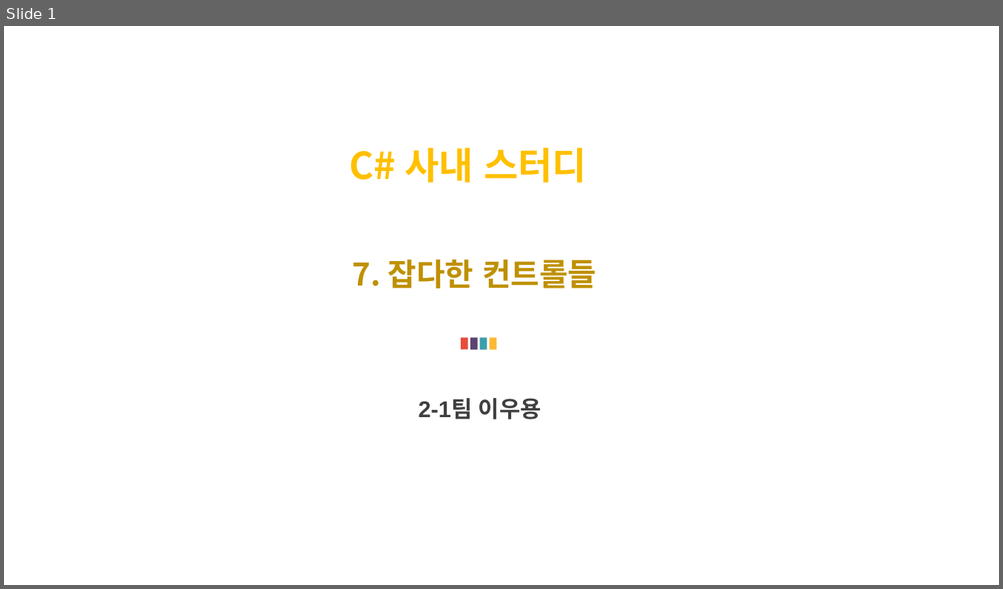
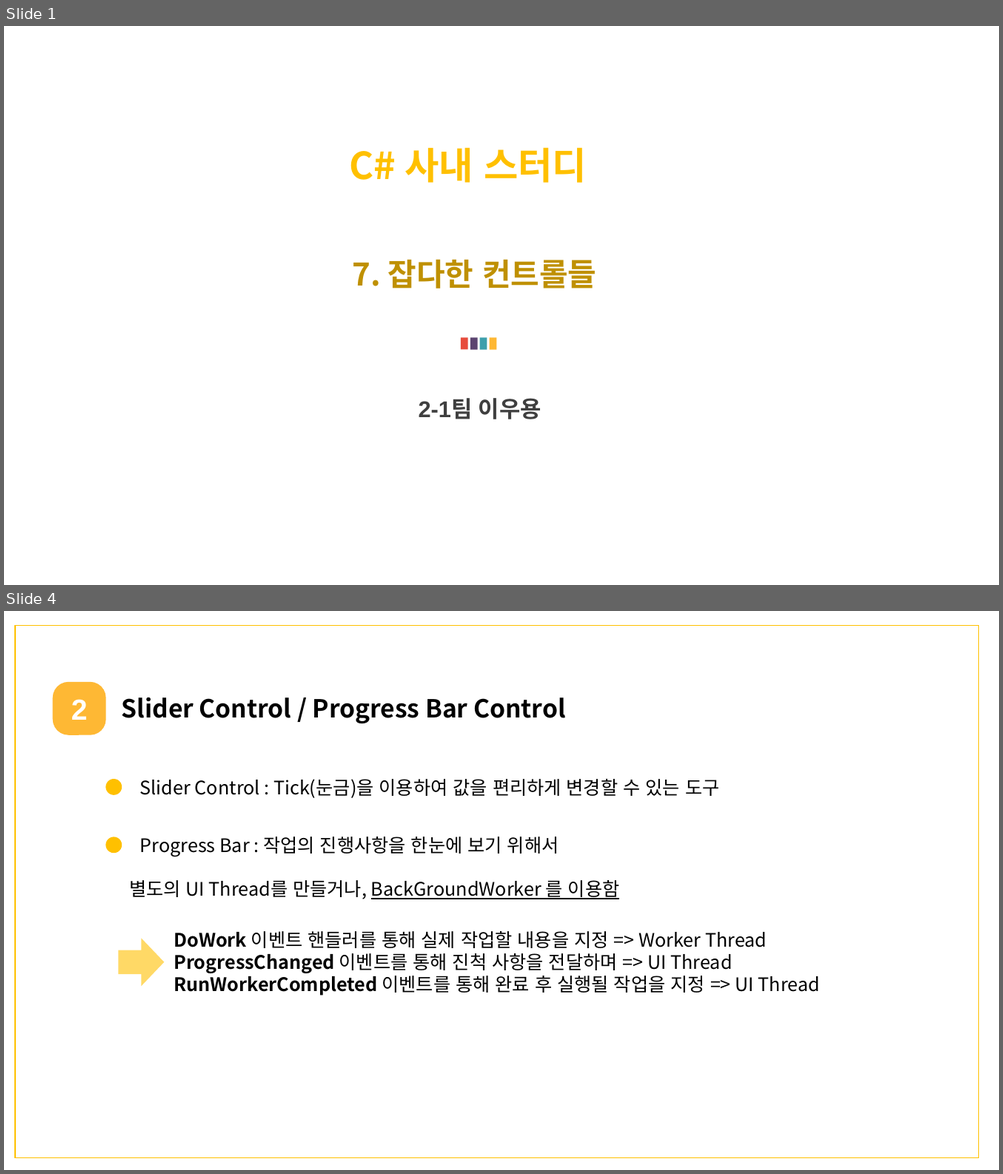
Before and after one commit to WooyongLee/TestApp-CsharpWpf, a slide deck: MiscControl/Miscellaneous Control 발표준비_이우용.pptx. Shown one above the other, each under a label of ours: slide 1 before the commit, slides 1 and 4 after it; the slides between them are not shown. The pictures are 1003x589 and 1003x1174 pixels, drawn with LibreOffice and Linux fonts; fonts in the diff are those of the drawing. Boxes give left, top, right and bottom in pixels: in the first picture for what was removed or moved away, otherwise in the second. Text is boxed around its words. In the diff, an @@ line names an element or a change of style, - is before the commit and + after.

```diff
--- a/MiscControl/Miscellaneous Control 발표준비_이우용.pptx
+++ b/MiscControl/Miscellaneous Control 발표준비_이우용.pptx
@@ slide 4 added at (4, 611, 999, 1170), background #FFFFFF @@
@@ rectangle added at (15, 625, 979, 1159), outline #FFC000 1 pt @@
@@ rounded rectangle added at (54, 683, 105, 735), fill #FEB834, outline #FEB834 1 pt, 28 pt, text #FFFFFF, bold @@
+2
@@ text added at (122, 697, 566, 723), 24 pt, text #000000, bold @@
+Slider Control / Progress Bar Control
@@ ellipse added at (105, 779, 122, 795), fill #FFC000 @@
@@ text added at (140, 779, 719, 798), 18 pt, text #000000 @@
+Slider Control : Tick(눈금)을 이용하여 값을 편리하게 변경할 수 있는 도구
@@ ellipse added at (105, 837, 122, 854), fill #FFC000 @@
@@ text added at (140, 837, 559, 857), 18 pt, text #000000 @@
+Progress Bar : 작업의 진행사항을 한눈에 보기 위해서
@@ text added at (129, 880, 620, 900), 18 pt, text #000000, underline @@
+별도의 UI Thread를 만들거나, BackGroundWorker 를 이용함
@@ right arrow added at (118, 939, 164, 987), fill #FFD966 @@
@@ text added at (173, 931, 819, 996), 18 pt, text #000000 @@
+DoWork 이벤트 핸들러를 통해 실제 작업할 내용을 지정 => Worker Thread
+ProgressChanged 이벤트를 통해 진척 사항을 전달하며 => UI Thread
+RunWorkerCompleted 이벤트를 통해 완료 후 실행될 작업을 지정 => UI Thread
```
Also in this commit, not shown: 3 slides changed, 5 other slides added, 4 slides removed.
